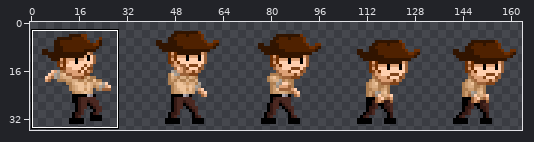
A sprite sheet gets an edit: Curse_of_Druid/Assets/Sprites/character_resource/swing.png. Above, an overview of the earlier version with the close-up marked.
Close-up. Old version:
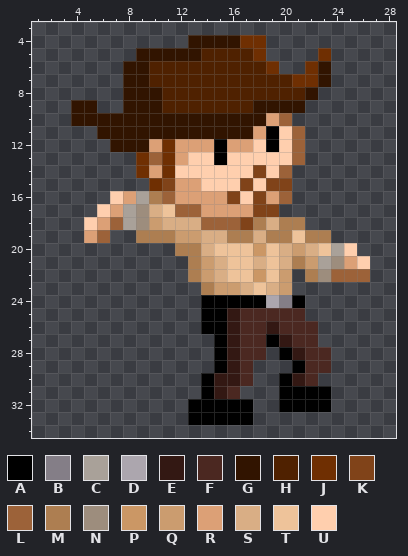
The file is 164x36 pixels. Colours within 5 levels of each other are drawn and written as one. Shown: x 1..28, y 3..34. The commit also changed other parts of the picture, which this record leaves out.
Palette (. is transparent): A #000000  B #847e87  C #a9a199  D #aca6ae  E #331813  F #4b2821  G #311400  H #4f2100  J #6f2f02  K #804319  L #9c6239  M #ad7e51  N #9d8d7d  P #cb9765  Q #cb9c6f  R #dca076  S #d9ae85  T #eec39a  U #ffcfae
Pixels before, first column x 4:
 4 .........GGGGJJ........
 5 .....GGGGGHHHHJ....J...
 6 ....GGHHHHHHHHHJ..JG...
 7 ....GGHHHHHHHHHHHJJG...
 8 ....GGGHHHHHHHHHHHG....
 9 GG..GGGHHHHHHHGGGG.....
10 GGGGGGGGGGGGGGGRL......
11 ..GGGGGGGGGGGGRAUL.....
12 ...GGGRJRRRARRUAUL.....
13 .....JLJRUUAUUUUUL.....
14 .....JRJUUUUUUKUL......
15 ......JKRRUUUKUKK......
16 ...URCMLRRRRKUKRL......
17 ..URCNSTLLRRRRKK.......
18 .URLCNQSSSLLLKMSMM.....
19 .RL..MMMQQSSMMSMMTMM...
20 ........MMSTTTPTSQSTCU.
21 .........MQSTTSTSMQCNRU
22 .........MQSTTPTQ.MNLLL
23 ..........MQQSTSQ......
24 ..........AAAAADBA.....
25 ..........AAEFFFFF.....
26 ..........AAEFFEFFF....
27 ...........AEFFAEFF....
28 ...........AEFF.AEFF...
29 ...........AEF...AFF...
30 ..........AEEF..AEF....
31 ..........AEF...AAAA...
32 .........AAAAA..AAAA...
33 .........AAAAA.........
Once edited:
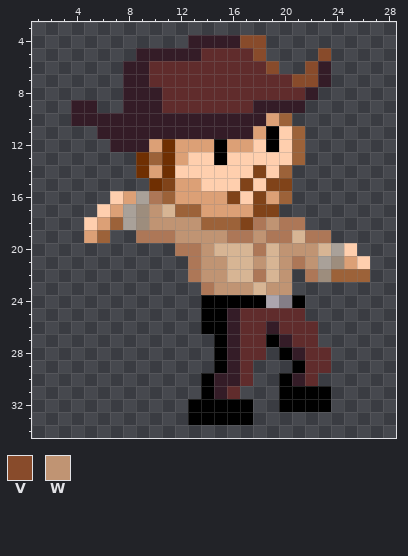
Colours new in this view: V #884b2b  W #c09473
What changed:
colour G: #311400 -> #341c27
colour H: #4f2100 -> #602c2c
colour M: #ad7e51 -> #ad7757
colour T: #eec39a -> #d7b594
Changed rows in their new state; - is a pixel that keeps its letter.
first column x 17:
 4 VV-----
 5 -V----V
 6 --V--V-
 7 ----VV-
first column x 10:
17 W-------------
18 WWWW-----W----
19 --WWWW--W-----
20 ----W---M-WWW-
21 ----WW--W-W-W-
22 ----WW--M-W---
23 -----WWW-WW---
25 ------GHHHHH--
26 ------GHHGHHH-
27 ------GHH-GHH-
28 ------GHH--GHH
29 ------GH----HH
30 -----GGH---GH-
31 -----GH-------
Pixel boxes of the changes (left, top, right, bottom) in both close-ups:
changed: (71, 35, 331, 399)
